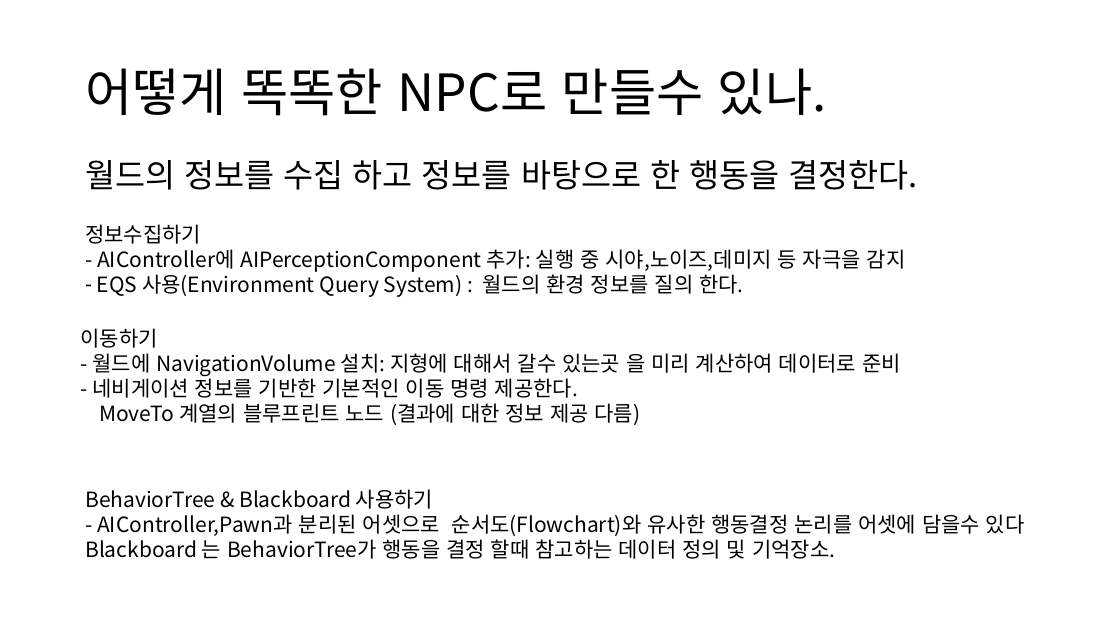
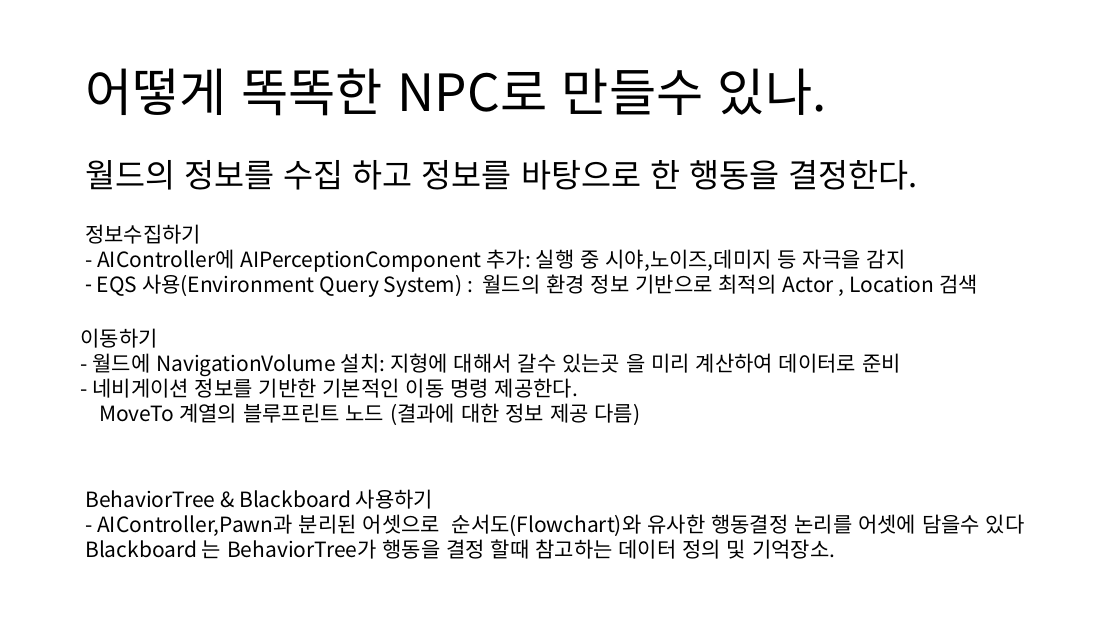
Before and after one commit to ldw9981/UE4_Blueprint, a slide deck: slide 2 of Day04/AI.pptx. Drawn at 1120x630 pixels with LibreOffice and Linux fonts; fonts in the diff are those of the drawing. Boxes give left, top, right and bottom in pixels: in the first picture for what was removed or moved away, otherwise in the second. Text is boxed around its words. In the diff, an @@ line names an element or a change of style, - is before the commit and + after.

Commit message:
spawn, random location

```diff
--- a/Day04/AI.pptx
+++ b/Day04/AI.pptx
@@ text at (x1=97, y1=271, x2=978, y2=297): text changed @@
-– EQS 사용(Environment Query System) : 월드의 환경 정보를 질의 한다.
+– EQS 사용(Environment Query System) : 월드의 환경 정보 기반으로 최적의 Actor , Location 검색
```
Also in this commit, not shown: 4 other slides changed, 2 slides added, 1 slide removed, 10 other files.
